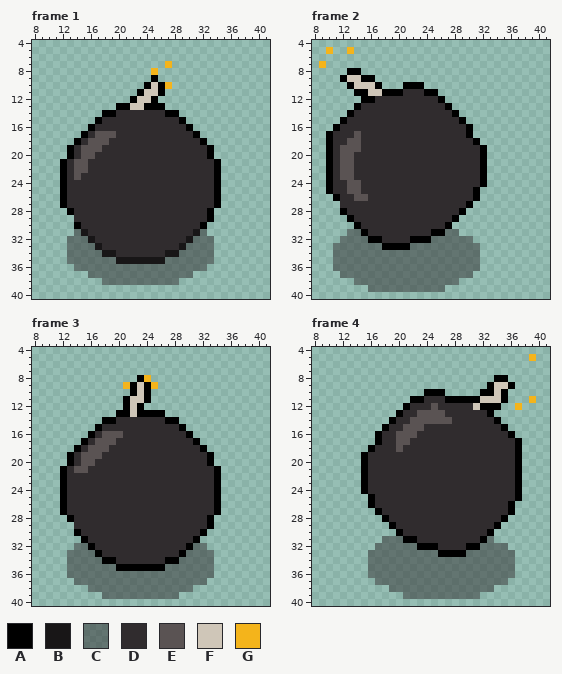
Pixel-art file -- Assets/heavyAxe/walkingBomb.aseprite. That is the earlier state.
48x48 pixels, 4 frames. Shown: frame 1: x 8..41, y 4..40; frame 2: x 8..41, y 4..40; frame 3: x 8..41, y 4..40; frame 4: x 8..41, y 4..40.
Palette (. is transparent): A #000000  B #181617  C #302c2e80  D #302c2e  E #5a5353  F #cfc6b8  G #f4b41b
The result:
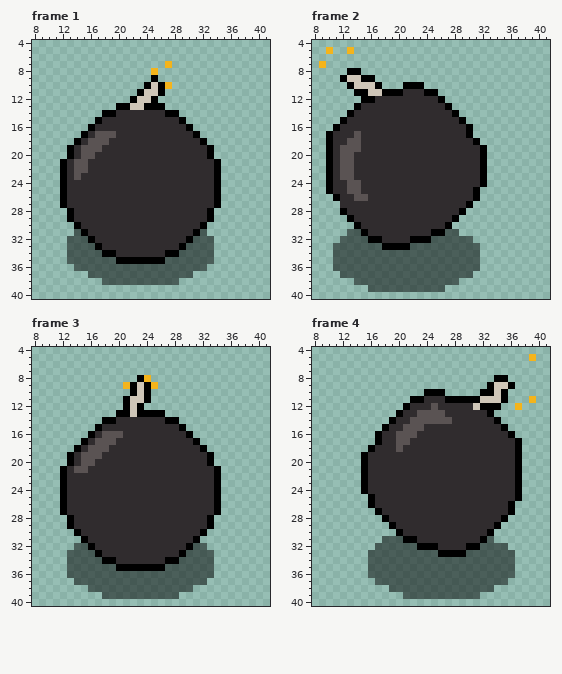
Change:
layer "Layer 3" opacity 50% added
colour C: #302c2e80 -> #00000080
Frame 1, layer "Layer 1":
y 29: x 13 . -> A
y 31: x 15 B -> A; x 31 B -> A
y 32: x 16 B -> A; x 30 B -> A
y 33: x 17 B -> A; x 29 B -> A
y 34: x 18..19 BB -> AA; x 27..28 BB -> AA
y 35: x 20..26 BBBBBBB -> AAAAAAA
Frame 3, layer "Layer 1":
y 29: x 13 . -> A
Where, in picture pixels (left, top, right, bottom), the same in both pictures:
changed: (67, 215, 214, 285)
changed: (333, 229, 480, 292)
changed: (67, 522, 214, 599)
changed: (368, 536, 515, 599)
